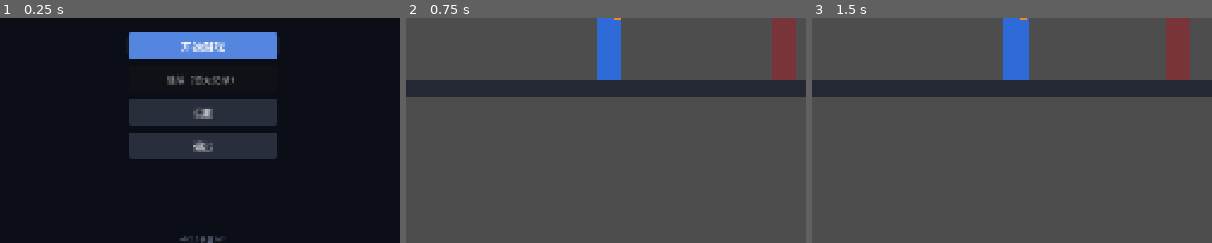
Above: before the commit, frames 1-3 (left to right).
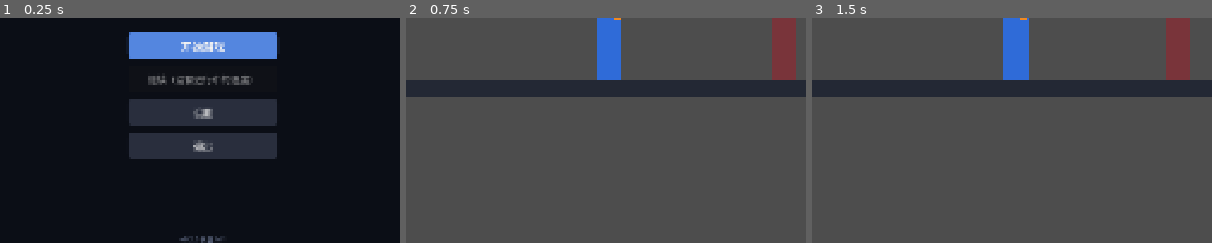
Above: after the commit, the same moments.

Repository: e-fity/self-development-salvation
Game: Godot game, scene res://scenes/ui/title.tscn
Same seed, same stepped clock (60 frames per second), same inputs: the game is played once before the commit and once after it.
Inputs (mouse positions are % of the whole screen's width and height, from its top left):
- Up to frame 1 (0.25 s): no input
- Up to frame 2 (0.75 s): click "开始游戏" at 0.5 s
- Up to frame 3 (1.5 s): tap Enter (ui_accept) at 1.25 s; move the mouse to (72, 45) at 1.27 s; hold D (move_right) from 1.28 s (still down); click (72, 45) at 1.35 s
The pictures show only the part of the screen within x 25-75%, y 45-95%; the shares and areas given below are measured in that part.

The runs differ from the first frame. In frame 1, 0.6% of the frame differs, in the area x 37-64%, y 25-30%; in frame 2, nothing differs; in frame 3, nothing differs.

Commit message:
feat(save): 检查点自动存档与标题页继续（R11）
存档 schema v2 增加 progress{checkpoint,shrine_taken}，过检查点/领神龛即写盘，v1 旧档自动补默认值；关卡 _ready 读取 Save.pending_checkpoint 恢复位置，神龛只回满一次；标题「继续」从存档检查点进关，「开始游戏」清进度重开。

检测：冒烟 134/134、check.py --godot 15/15、auto_accept 25/25。

Diff:
--- a/game/autoload/save_system.gd
+++ b/game/autoload/save_system.gd
@@ -9,7 +9,7 @@
 ## 调试便利：设置环境变量 SALVATION_SAVE_DIR 可把存档改到指定目录
 ## （沙箱里 user:// 不可写时，用它把存档指到工程内）。
 
-const VERSION := 1
+const VERSION := 2
 const SAVE_NAME := "save.json"
 const TMP_NAME := "save.tmp"
 const BAK_NAME := "save.bak"
@@ -18,6 +18,9 @@
 const GRADE_RANK := {"": 0, "B": 1, "A": 2, "S": 3}
 
 var data: Dictionary = {}
+
+## 只存在内存里的跳转意图：标题页按「继续」时写入，关卡 _ready 读完清空
+var pending_checkpoint := -1
 
 var _dir := "user://"
 var _save_path := "user://save.json"
@@ -49,6 +52,46 @@
 	return ProjectSettings.globalize_path(_bak_path)
 
 
+## 进行中的关卡进度：已到达的检查点下标，-1 表示没有进度
+func checkpoint() -> int:
+	var p: Variant = data.get("progress", {})
+	if typeof(p) != TYPE_DICTIONARY:
+		return -1
+	return maxi(int(p.get("checkpoint", -1)), -1)
+
+
+## 神龛（最后一个检查点）是否已经领过回满
+func shrine_taken() -> bool:
+	var p: Variant = data.get("progress", {})
+	if typeof(p) != TYPE_DICTIONARY:
+		return false
+	return bool(p.get("shrine_taken", false))
+
+
+func has_progress() -> bool:
+	return checkpoint() >= 0
+
+
+## 到达检查点立刻落盘：下次「继续」能回到这里
+func save_progress(index: int, shrine: bool) -> void:
+	_write_progress(index, shrine)
+	save_data()
+
+
+## 新开一局或通关后清空进度；save_now=false 时由调用方统一写盘
+func reset_progress(save_now := true) -> void:
+	_write_progress(-1, false)
+	if save_now:
+		save_data()
+
+
+func _write_progress(index: int, shrine: bool) -> void:
+	data["progress"] = {
+		"checkpoint": maxi(index, -1),
+		"shrine_taken": shrine,
+	}
+
+
 func default_data() -> Dictionary:
 	return {
 		"version": VERSION,
@@ -57,6 +100,8 @@
 		"best_time": 0.0,
 		"clears": 0,
 		"settings": {"bgm": 1.0, "sfx": 1.0, "shake": 1.0, "numbers": true, "tutorial": true},
+		# 进行中的关卡进度：checkpoint 是已到达的检查点下标（-1 = 没有进度）
+		"progress": {"checkpoint": -1, "shrine_taken": false},
 	}
 
 
@@ -102,12 +147,14 @@
 func _apply_loaded(loaded: Dictionary) -> void:
 	# 只认已知字段；类型不对的字段丢弃并用默认值，避免把 "abc" 写进 gold 之类
 	for key in data.keys():
-		if key == "settings" or not loaded.has(key):
+		if key == "settings" or key == "progress" or not loaded.has(key):
 			continue
 		data[key] = _typed_value(loaded[key], data[key], "顶层字段 %s" % key)
 
 	if loaded.has("settings"):
 		_apply_settings(loaded["settings"])
+	if loaded.has("progress"):
+		_apply_progress(loaded["progress"])
 
 
 ## settings 是嵌套字典：缺键补默认值，类型不对的键丢弃
@@ -122,6 +169,21 @@
 			continue
 		merged[key] = _typed_value(incoming[key], merged[key], "settings.%s" % key)
 	data["settings"] = merged
+
+
+## progress 是嵌套字典：缺键补默认值，类型不对的键丢弃
+func _apply_progress(incoming: Variant) -> void:
+	if typeof(incoming) != TYPE_DICTIONARY:
+		push_warning("[存档] progress 不是字典（%s），使用默认进度" % type_string(typeof(incoming)))
+		return
+	if typeof(data.get("progress")) != TYPE_DICTIONARY:
+		data["progress"] = default_data()["progress"]
+	var merged: Dictionary = data["progress"]
+	for key in merged.keys():
+		if not incoming.has(key):
+			continue
+		merged[key] = _typed_value(incoming[key], merged[key], "progress.%s" % key)
+	data["progress"] = merged
 
 
 ## 类型一致才接受；int/float 互认（JSON 数字都是 float）；其余保留默认值并告警
@@ -144,11 +206,22 @@
 ## 版本迁移入口：以后加字段时在这里补
 func _migrate(d: Dictionary) -> Dictionary:
 	var version := int(d.get("version", 0))
-	if version < 1:
+	if version < VERSION:
 		d["version"] = VERSION
 	if version > VERSION:
 		push_warning("[存档] 存档版本比游戏新（%d），按当前版本读取" % version)
 		d["version"] = VERSION
+
+	# v1 → v2：旧档没有 progress 段，补默认值，不能因为缺键读成空进度
+	var base: Dictionary = default_data()["progress"]
+	var p: Variant = d.get("progress")
+	if typeof(p) != TYPE_DICTIONARY:
+		d["progress"] = base
+	else:
+		for key in base.keys():
+			if not p.has(key):
+				p[key] = base[key]
+		d["progress"] = p
 	return d
 
 
@@ -216,6 +289,8 @@
 	if best_time <= 0.0 or time_s < best_time:
 		data["best_time"] = time_s
 
+	# 通关即清空进行中进度，避免下次「继续」回到已经打完的关卡
+	_write_progress(-1, false)
 	save_data()
 
 
--- a/game/scenes/levels/level.gd
+++ b/game/scenes/levels/level.gd
@@ -22,6 +22,7 @@
 func _ready() -> void:
 	add_to_group("level")
 	_collect_checkpoints()
+	_resume_if_needed()
 	Audio.start_music()
 
 
@@ -50,9 +51,51 @@
 
 
 func _find_player() -> Node2D:
-	if not is_instance_valid(_player):
+	if not is_instance_valid(_player) and is_inside_tree():
 		_player = get_tree().get_first_node_in_group("player") as Node2D
 	return _player
+
+
+## 从存档恢复到某个检查点：先把玩家放到重生点，再继续跑关卡
+func _resume_if_needed() -> void:
+	var index := Save.pending_checkpoint
+	Save.pending_checkpoint = -1
+	if index < 0:
+		return
+	if not _apply_resume(index):
+		push_warning("[关卡] 存档检查点 %d 超出场景范围，从头开始" % index)
+		return
+	var player := _find_player()
+	if player != null:
+		player.global_position = respawn_point
+	print("[关卡] 从检查点 %d 继续（x=%.0f）" % [index, respawn_point.x])
+
+
+## 把检查点下标应用成重生点；越界返回 false（场景改短后旧档不应崩）
+func _apply_resume(index: int) -> bool:
+	if index < 0 or index >= checkpoints.size():
+		return false
+	respawn_point = Vector2(checkpoints[index], 0.0)
+	_taken = index + 1
+	return true
+
+
+## 记录一个检查点：更新重生点、写档；最后一个检查点是神龛（只回满一次）
+func _record_checkpoint(index: int) -> void:
+	if not _apply_resume(index):
+		return
+	print("[检查点] 记录 x=%.0f" % respawn_point.x)
+	var shrine := index == checkpoints.size() - 1
+	if shrine and not Save.shrine_taken():
+		var player := _find_player()
+		if player != null:
+			player.hp = player.max_hp
+			if "energy" in player:
+				player.energy = player.max_energy
+			print("[神龛] 血与能量已回满")
+		Save.save_progress(index, true)
+	else:
+		Save.save_progress(index, Save.shrine_taken())
 
 
 func _track_checkpoints() -> void:
@@ -61,14 +104,7 @@
 		return
 
 	while _taken < checkpoints.size() and player.global_position.x >= checkpoints[_taken]:
-		respawn_point = Vector2(checkpoints[_taken], 0.0)
-		_taken += 1
-		print("[检查点] 记录 x=%.0f" % respawn_point.x)
-		if _taken >= checkpoints.size():
-			player.hp = player.max_hp
-			if "energy" in player:
-				player.energy = player.max_energy
-			print("[神龛] 血与能量已回满")
+		_record_checkpoint(_taken)
 
 
 func _track_boss() -> void:
--- a/game/scenes/ui/title.gd
+++ b/game/scenes/ui/title.gd
@@ -1,6 +1,6 @@
 extends Control
-## 标题页：开始 / 继续 / 退出
-## 继续按钮只在有通关记录时可用（读 Save.data）
+## 标题页：开始 / 继续 / 设置 / 退出
+## 「继续」只在有进行中的检查点进度时可用；「开始游戏」会清空进度重开
 
 const LEVEL_SCENE := "res://scenes/levels/level.tscn"
 const SETTINGS_PANEL := preload("res://scenes/ui/settings_panel.gd")
@@ -72,7 +72,7 @@
 	box.add_child(_start_btn)
 
 	_continue_btn = _make_button("继续", 22, Color(0.16, 0.18, 0.24))
-	_continue_btn.pressed.connect(_on_start)
+	_continue_btn.pressed.connect(_on_continue)
 	box.add_child(_continue_btn)
 
 	var settings_btn := _make_button("设置", 22, Color(0.16, 0.18, 0.24))
@@ -118,19 +118,29 @@
 	return b
 
 
-## 有通关记录时，「继续」显示存档摘要
+## 「继续」显示可恢复的检查点；没有进度时禁用
 func _report_state() -> void:
-	var clears := int(Save.data.get("clears", 0))
-	if clears <= 0:
-		_continue_btn.text = "继续（暂无记录）"
+	if not Save.has_progress():
+		_continue_btn.text = "继续（没有进行中的进度）"
 		_continue_btn.disabled = true
 		return
-	var grade := String(Save.data.get("best_grade", "—"))
-	var gold := int(Save.data.get("gold", 0))
-	_continue_btn.text = "继续  ·  最好 %s  ·  %d 金币  ·  第 %d 次" % [grade, gold, clears]
+	var index := Save.checkpoint()
+	_continue_btn.text = "继续  ·  第 %d 检查点  ·  %d 金币" % [
+		index + 1, int(Save.data.get("gold", 0))]
+	_continue_btn.disabled = false
 
 
 func _on_start() -> void:
+	# 新开一局：清掉上次的检查点进度，否则关卡会从老位置开始
+	Save.reset_progress()
+	Save.pending_checkpoint = -1
+	get_tree().change_scene_to_file(LEVEL_SCENE)
+
+
+func _on_continue() -> void:
+	if not Save.has_progress():
+		return
+	Save.pending_checkpoint = Save.checkpoint()
 	get_tree().change_scene_to_file(LEVEL_SCENE)
 
 
--- a/game/tests/auto_accept.gd
+++ b/game/tests/auto_accept.gd
@@ -100,14 +100,14 @@
 	player.set("_facing", 1)
 	await _wait(0.25)
 	var hp0: float = dummy.get("hp")
-	# 按人类节奏：第二段在首段收招前 0.1s 内按下，第三段在第二段收招前按下
+	# 用「连点」模拟人类节奏：间隔 0.12s，落在每段收招前 0.15s 的缓冲窗口里。
+	# 早期按下的会被丢弃（PRD 只缓冲收招前 0.15s），所以按密一点最稳。
 	_tap("attack")
-	await _wait(0.25)
+	await _wait(0.26)
 	await _shot("03_hit.png")
-	await _wait(0.10)
-	_tap("attack")
-	await _wait(0.55)
-	_tap("attack")
+	for i in 7:
+		_tap("attack")
+		await _wait(0.12)
 	await _wait(1.0)
 	combo_damage = hp0 - float(dummy.get("hp"))
 	_check(combo_damage >= 30.0, "三连伤害 ≥30（实测 %.0f）" % combo_damage)
@@ -171,6 +171,7 @@
 		return
 	Debug.warp_to_boss()
 	await _wait(1.2)
+	_check(Save.checkpoint() >= 0, "经过检查点后写入存档（实测 %d）" % Save.checkpoint())
 	boss_engaged = bool(boss.get("active"))
 	_check(boss_engaged, "玩家靠近后 Boss 激活")
 	await _shot("06_boss.png")
--- a/game/tests/smoke_test.gd
+++ b/game/tests/smoke_test.gd
@@ -27,10 +27,13 @@
 
 	_check_data()
 	_check_save()
+	_check_progress()
 	_check_results()
 	await _check_player()
 	await _check_enemy()
 	_check_level()
+	await _check_level_resume()
+	await _check_title_continue()
 	await _check_boss()
 	_check_audio()
 	await _check_debug()
@@ -167,6 +170,52 @@
 	_check_eq(int(Save.data.get("clears", 0)), 2, "通关次数累加")
 	_check_eq(String(Save.data.get("best_grade", "")), "A", "评价只升不降")
 	_check_eq(float(Save.data.get("best_time", 0.0)), 120.0, "最快用时取最小")
+
+	Save.data = backup
+	Save.save_data()
+
+
+# ---------------- Save：检查点进度（R11） ----------------
+func _check_progress() -> void:
+	print("[Save] 检查点进度")
+	var backup: Dictionary = Save.data.duplicate(true)
+
+	Save.data = Save.default_data()
+	Save.save_data()
+	_check_eq(Save.checkpoint(), -1, "默认没有检查点进度")
+	_check(not Save.has_progress(), "默认没有可继续的进度")
+
+	Save.save_progress(0, false)
+	_check_eq(Save.checkpoint(), 0, "记录第一个检查点")
+	Save.load_data()
+	_check_eq(Save.checkpoint(), 0, "检查点进度写入后能读回")
+	_check(Save.has_progress(), "有进度时 has_progress 为真")
+
+	Save.save_progress(0, true)
+	Save.load_data()
+	_check(Save.shrine_taken(), "神龛已领取标记能读回")
+
+	# 旧版 v1 存档没有 progress 字段：迁移后补默认值，旧字段不能丢
+	_write_json(Save.abs_save_path(), {"version": 1, "gold": 42})
+	Save.load_data()
+	_check_eq(int(Save.data.get("version", 0)), 2, "v1 存档迁移到 v2")
+	_check_eq(int(Save.data.get("gold", 0)), 42, "迁移保留旧字段")
+	_check_eq(Save.checkpoint(), -1, "迁移补出默认进度")
+
+	# progress 被写坏时整段回落默认，不能崩
+	_write_json(Save.abs_save_path(), {"version": 2, "progress": "坏"})
+	Save.load_data()
+	_check_eq(typeof(Save.data.get("progress")), TYPE_DICTIONARY, "progress 非字典回落默认")
+	_check_eq(Save.checkpoint(), -1, "坏 progress 的检查点用默认值")
+
+	# 通关记账要清空进行中的进度，避免下次「继续」回到已通关的关卡
+	Save.save_progress(1, true)
+	Save.record_run(100.0, "A", 0)
+	_check(not Save.has_progress(), "通关后清空进行中进度")
+
+	Save.save_progress(0, false)
+	Save.reset_progress()
+	_check(not Save.has_progress(), "reset_progress 清空进度")
 
 	Save.data = backup
 	Save.save_data()
@@ -363,7 +412,77 @@
 	_check_eq(probe.checkpoints[1], 1600.0, "第二个检查点位置取自场景")
 	probe.free()
 
+	# R11：过检查点写档、神龛只记一次、恢复位置可校验
+	Save.data = Save.default_data()
+	Save.save_data()
+	var runner = load("res://scenes/levels/level.gd").new()
+	runner.checkpoints.assign([600.0, 1600.0])
+	runner.call("_record_checkpoint", 0)
+	_check_eq(Save.checkpoint(), 0, "过检查点写入存档")
+	_check_eq(runner.respawn_point, Vector2(600, 0), "重生点取检查点位置")
+	_check_eq(int(runner.get("_taken")), 1, "检查点计数前移")
+	runner.call("_record_checkpoint", 1)
+	_check(Save.shrine_taken(), "神龛领取标记落盘")
+
+	var resumed = load("res://scenes/levels/level.gd").new()
+	resumed.checkpoints.assign([600.0, 1600.0])
+	_check(resumed.call("_apply_resume", 1), "恢复索引合法")
+	_check_eq(resumed.respawn_point, Vector2(1600, 0), "恢复后重生点正确")
+	_check_eq(int(resumed.get("_taken")), 2, "恢复后检查点计数正确")
+	_check(not resumed.call("_apply_resume", 9), "越界索引被拒绝")
+	resumed.free()
+	runner.free()
+	Save.reset_progress()
+
 	level.free()
+
+
+# ---------------- Level：从存档继续（R11） ----------------
+func _check_level_resume() -> void:
+	print("[Level] 从存档继续")
+	Save.data = Save.default_data()
+	Save.save_progress(1, false)
+	Save.pending_checkpoint = 1
+
+	var scene: Node = load("res://scenes/levels/level.tscn").instantiate()
+	add_child(scene)
+	await get_tree().physics_frame
+	await get_tree().physics_frame
+
+	var player := get_tree().get_first_node_in_group("player") as Node2D
+	_check(player != null, "关卡里能找到玩家")
+	if player != null:
+		_check(
+				absf(player.global_position.x - 1600.0) < 1.0,
+				"继续时玩家落在第二个检查点（x 实际 %.0f）" % player.global_position.x)
+	_check_eq(int(scene.get("_taken")), 2, "继续后检查点计数为 2")
+	_check_eq(Save.pending_checkpoint, -1, "跳转意图用后清空")
+
+	scene.queue_free()
+	await get_tree().process_frame
+	Save.reset_progress()
+
+
+# ---------------- Title：继续按钮（R11） ----------------
+func _check_title_continue() -> void:
+	print("[Title] 继续按钮状态")
+	Save.data = Save.default_data()
+	var title: Node = load("res://scenes/ui/title.tscn").instantiate()
+	add_child(title)
+	await get_tree().process_frame
+
+	var btn: Button = title.get("_continue_btn")
+	title.call("_report_state")
+	_check(btn.disabled, "没有进度时「继续」禁用")
+
+	Save.save_progress(0, false)
+	title.call("_report_state")
+	_check(not btn.disabled, "有进度时「继续」可用")
+	_check(String(btn.text).contains("第 1 检查点"), "继续按钮显示检查点序号")
+
+	title.queue_free()
+	await get_tree().process_frame
+	Save.reset_progress()
 
 
 # ---------------- Audio ----------------
Not shown, changed: docs/代码审查报告.md
Not shown, changed: docs/代码规约.md
Not shown, changed: docs/工程规范.md
Not shown, changed: docs/架构与逻辑说明.md
Not shown, changed: docs/迭代计划.md
Not shown, changed: docs/验收清单.md
